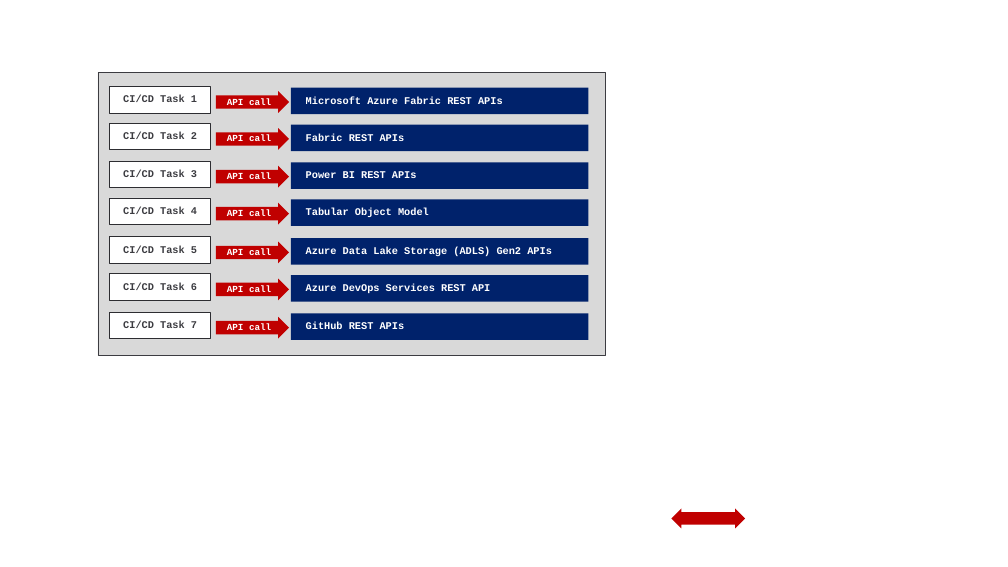
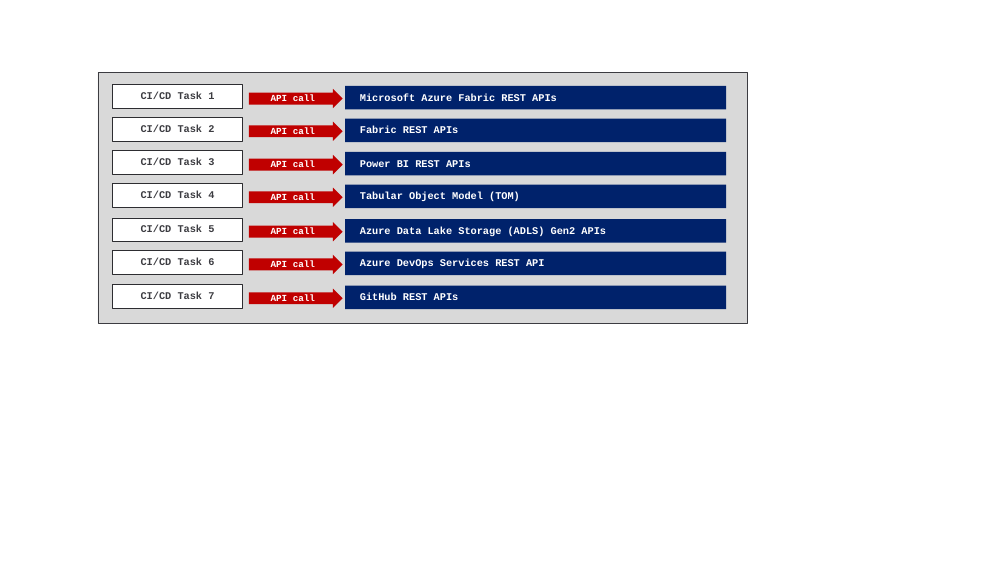
Before and after one commit to FabricDevCamp/fabric-cicd-whitepaper, a slide deck: slide 25 of Chapter01 - Graphics and Diagrams.pptx. Drawn at 1008x567 pixels with LibreOffice and Linux fonts; fonts in the diff are those of the drawing. Boxes give left, top, right and bottom in pixels: in the first picture for what was removed or moved away, otherwise in the second. Text is boxed around its words. In the diff, an @@ line names an element or a change of style, - is before the commit and + after.

```diff
--- a/Chapter01 - Graphics and Diagrams.pptx
+++ b/Chapter01 - Graphics and Diagrams.pptx
@@ rectangle: place and size @@
-rectangle at (98,73,605,356)
+rectangle at (98,73,747,323)
@@ rectangle "CI/CD Task 1": place and size @@
-rectangle "CI/CD Task 1" at (110,87,210,113)
+rectangle "CI/CD Task 1" at (113,84,242,108)
@@ right arrow "API call": place and size @@
-right arrow "API call" at (216,91,289,113)
+right arrow "API call" at (249,89,343,108)
@@ rectangle "Microsoft Azure Fabric REST APIs": place and size @@
-rectangle "Microsoft Azure Fabric REST APIs" at (291,87,588,114)
+rectangle "Microsoft Azure Fabric REST APIs" at (345,86,726,110)
@@ rectangle "CI/CD Task 2": place and size @@
-rectangle "CI/CD Task 2" at (110,123,210,150)
+rectangle "CI/CD Task 2" at (113,117,242,141)
@@ rectangle "Fabric REST APIs": place and size @@
-rectangle "Fabric REST APIs" at (291,125,588,151)
+rectangle "Fabric REST APIs" at (345,119,726,142)
@@ right arrow "API call": place and size @@
-right arrow "API call" at (216,128,289,150)
+right arrow "API call" at (249,122,343,141)
@@ rectangle "CI/CD Task 3": place and size @@
-rectangle "CI/CD Task 3" at (110,161,210,188)
+rectangle "CI/CD Task 3" at (113,150,242,174)
@@ right arrow "API call": place and size @@
-right arrow "API call" at (216,166,289,188)
+right arrow "API call" at (249,155,343,174)
@@ rectangle "Power BI REST APIs": place and size @@
-rectangle "Power BI REST APIs" at (291,162,588,189)
+rectangle "Power BI REST APIs" at (345,152,726,176)
@@ rectangle "CI/CD Task 4": place and size @@
-rectangle "CI/CD Task 4" at (110,198,210,225)
+rectangle "CI/CD Task 4" at (113,184,242,208)
@@ right arrow "API call": place and size @@
-right arrow "API call" at (216,202,289,224)
+right arrow "API call" at (249,188,343,207)
@@ rectangle "Tabular Object Model (TOM)": place and size @@
-rectangle "Tabular Object Model (TOM)" at (291,199,588,226)
+rectangle "Tabular Object Model (TOM)" at (345,185,726,208)
@@ text in rectangle at (360,192,520,201): text changed @@
-Tabular Object Model
+Tabular Object Model (TOM)
@@ rectangle "CI/CD Task 5": place and size @@
-rectangle "CI/CD Task 5" at (110,237,210,264)
+rectangle "CI/CD Task 5" at (113,218,242,242)
@@ right arrow "API call": place and size @@
-right arrow "API call" at (216,242,289,263)
+right arrow "API call" at (249,222,343,242)
@@ rectangle "Azure Data Lake Storage (ADLS) ...": place and size @@
-rectangle "Azure Data Lake Storage (ADLS) ..." at (291,238,588,265)
+rectangle "Azure Data Lake Storage (ADLS) ..." at (345,219,726,242)
@@ rectangle "CI/CD Task 6": place and size @@
-rectangle "CI/CD Task 6" at (110,273,210,300)
+rectangle "CI/CD Task 6" at (113,251,242,274)
@@ right arrow "API call": place and size @@
-right arrow "API call" at (216,279,289,300)
+right arrow "API call" at (249,255,343,274)
@@ rectangle "Azure DevOps Services REST API": place and size @@
-rectangle "Azure DevOps Services REST API" at (291,275,588,302)
+rectangle "Azure DevOps Services REST API" at (345,252,726,276)
@@ rectangle "CI/CD Task 7": place and size @@
-rectangle "CI/CD Task 7" at (110,312,210,339)
+rectangle "CI/CD Task 7" at (113,285,242,308)
@@ right arrow "API call": place and size @@
-right arrow "API call" at (216,316,289,338)
+right arrow "API call" at (249,288,343,308)
@@ rectangle "GitHub REST APIs": place and size @@
-rectangle "GitHub REST APIs" at (291,314,588,340)
+rectangle "GitHub REST APIs" at (345,285,726,309)
@@ left right arrow removed at (672,508,745,528) @@
```
Also in this commit, not shown: 1 slide added, 3 other files.
